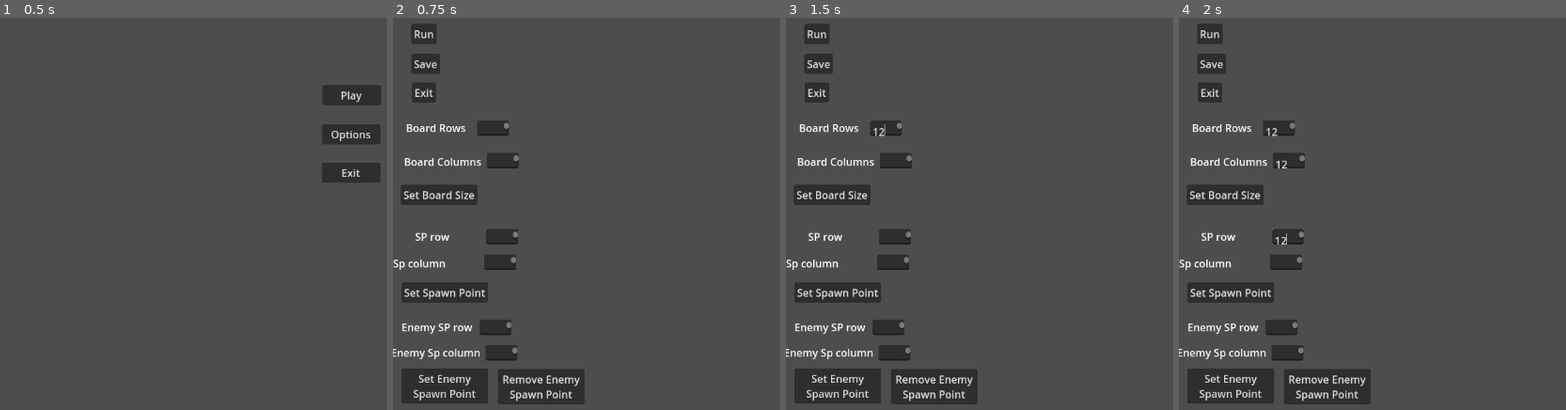
Above: before the commit, frames 1-4 (left to right).
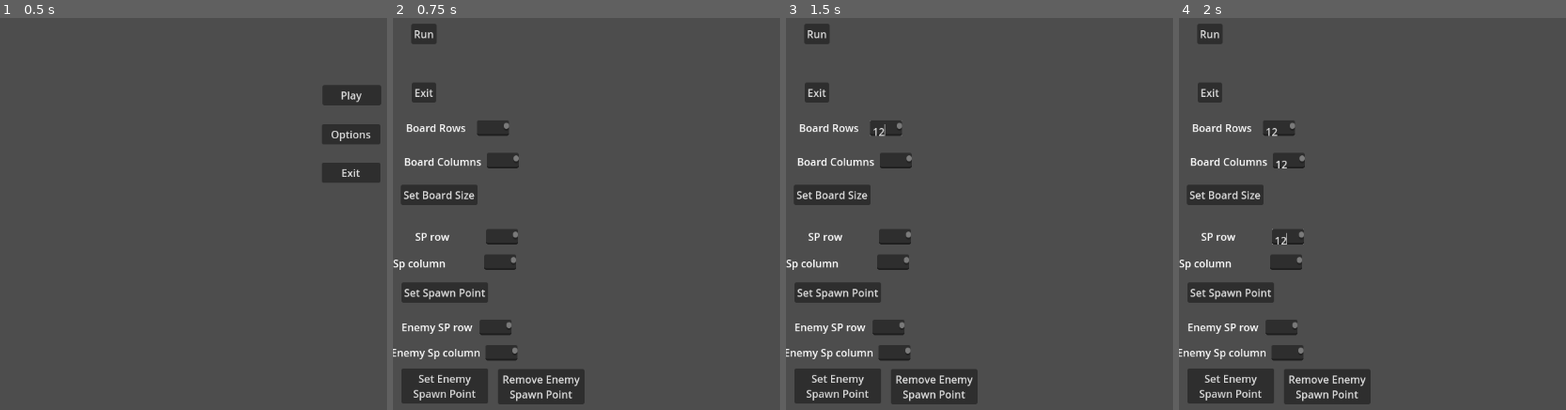
Above: after the commit, the same moments.

Repository: Killfreek/Rats
Game: Godot game, scene res://Levels/StartMenu.tscn
Two runs of this game, one before a commit and one after it. Both use one fixed random seed, a clock stepped at 60 frames per second and the inputs below.
Inputs (mouse positions are in pixels of both pictures, inside the frame that each line leads up to):
- Up to frame 1 (0.5 s): no input
- Up to frame 2 (0.75 s): click "Play" at 0.5 s
- Up to frame 3 (1.5 s): click (886, 127) at 1.27 s; type "12" at 1.35 s
- Up to frame 4 (2 s): click (1287, 159) at 1.5 s; type "12" at 1.58 s; click (1287, 237) at 1.73 s; type "12" at 1.82 s

Frame 1 is identical in both runs. In frame 2, 0.3% of the frame differs, in the area x 4-13%, y 9-15%; in frame 3, 0.3%; in frame 4, 0.3%.

Commit message:
board creation now sues both light and dark pattern

Diff:
--- a/Levels/LevelCreatorTester.tscn
+++ b/Levels/LevelCreatorTester.tscn
@@ -27,6 +27,9 @@
 
 [sub_resource type="TileMapPattern" id="TileMapPattern_1vqw2"]
 tile_data = PackedInt32Array(0, 65543, 1)
+
+[sub_resource type="TileMapPattern" id="TileMapPattern_4qe24"]
+tile_data = PackedInt32Array(0, 9, 0)
 
 [sub_resource type="TileSetAtlasSource" id="TileSetAtlasSource_2fa46"]
 texture = ExtResource("4_kif0k")
@@ -61,6 +64,7 @@
 pattern_1 = SubResource("TileMapPattern_ccwgg")
 pattern_2 = SubResource("TileMapPattern_m5412")
 pattern_3 = SubResource("TileMapPattern_1vqw2")
+pattern_4 = SubResource("TileMapPattern_4qe24")
 
 [node name="LevelCreatorTester" type="Node" node_paths=PackedStringArray("tileMap", "playerController", "enemyController")]
 script = ExtResource("1_flix3")
--- a/Levels/UI/LevelEditorUI.tscn
+++ b/Levels/UI/LevelEditorUI.tscn
@@ -28,6 +28,7 @@
 text = "Run"
 
 [node name="SaveBtn" type="Button" parent="."]
+visible = false
 layout_mode = 0
 offset_left = 28.0
 offset_top = 55.0
--- a/Scripts/LevelCreator.gd
+++ b/Scripts/LevelCreator.gd
@@ -12,10 +12,27 @@
 func setUpBoard(rows, columns):
 	tileMap.clear();
 
-	var pattern = tileMap.tile_set.get_pattern(1);
+	# board pattern
+	var useLightPattern = true;
+	var lightPattern = tileMap.tile_set.get_pattern(0);
+	var darkPattern = tileMap.tile_set.get_pattern(1);
 	for row in range(rows):
 		for col in range(columns):
-			tileMap.set_pattern(0, tileMap.local_to_map(Vector2(col * 100, row * 100)), pattern);
+			if useLightPattern:
+				tileMap.set_pattern(0, tileMap.local_to_map(Vector2(col * 100, row * 100)), lightPattern);
+				useLightPattern = false;
+			else:
+				tileMap.set_pattern(0, tileMap.local_to_map(Vector2(col * 100, row * 100)), darkPattern);
+				useLightPattern = true;
+		if useLightPattern:
+			useLightPattern = false;
+		else:
+			useLightPattern = true;
+
+	var borderPattern = tileMap.tile_set.get_pattern(4);
+	for col in range(columns):
+		tileMap.set_pattern(0, tileMap.local_to_map(Vector2(col * 100, -100)), borderPattern);
+		tileMap.set_pattern(0, tileMap.local_to_map(Vector2(col * 100, (rows) * 100)), borderPattern);
 
 func setUpPlayer(position):
 	playerController.playerSpawnLocation = position;
Not shown: 1 places in Levels/LevelCreatorTester.tscn that only renumber resources
